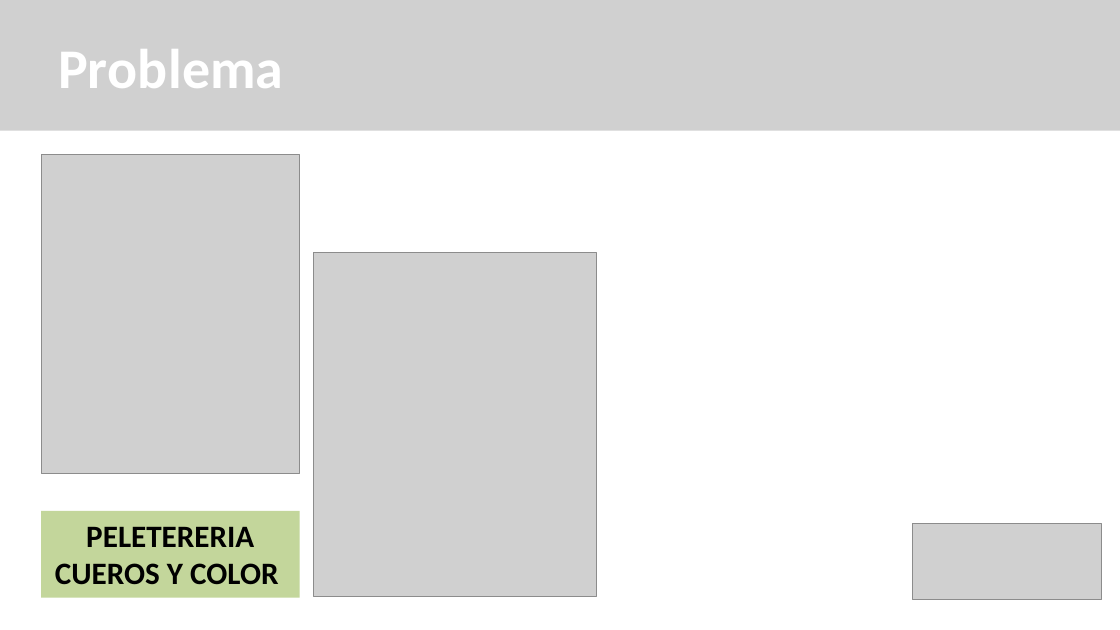
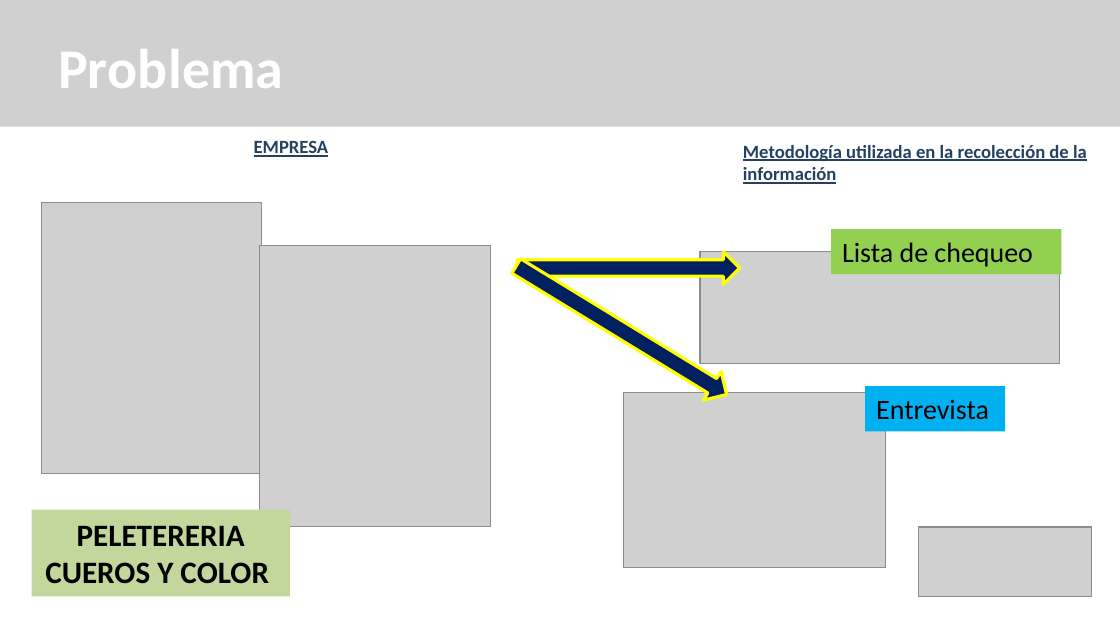
Before and after one commit to kamor31232/Proyecto_adsi, a slide deck: slide 6 of App/app_documentacion/1er_trimestre/1_proyecto/1_1_1_presentacion_proyecto.pptx. Drawn at 1120x630 pixels with LibreOffice and Linux fonts; fonts in the diff are those of the drawing; grey boxes stand for pictures. Boxes give left, top, right and bottom in pixels: in the first picture for what was removed or moved away, otherwise in the second. Text is boxed around its words. In the diff, an @@ line names an element or a change of style, - is before the commit and + after.

```diff
--- a/App/app_documentacion/1er_trimestre/1_proyecto/1_1_1_presentacion_proyecto.pptx
+++ b/App/app_documentacion/1er_trimestre/1_proyecto/1_1_1_presentacion_proyecto.pptx
@@ text added at [254, 140, 329, 157], 12 pt, text #254061, bold, underline @@
+EMPRESA
@@ text added at [743, 145, 1087, 184], 12 pt, text #254061, bold, underline @@
+Metodología utilizada en la recolección de la información
@@ picture: place and size @@
-picture at [41, 155, 300, 474]
+picture at [41, 203, 261, 474]
@@ rectangle added at [831, 230, 1062, 274], fill #92D050, 18 pt, text #000000 @@
+Lista de chequeo
@@ picture: place and size @@
-picture at [314, 253, 597, 597]
+picture at [259, 245, 491, 526]
@@ right arrow added at [508, 252, 736, 409], fill #002060, outline #FFFF00 2 pt @@
@@ right arrow added at [517, 252, 740, 284], fill #002060, outline #FFFF00 2 pt @@
@@ picture added at [700, 252, 1060, 364] @@
@@ rectangle added at [865, 386, 1005, 431], fill #00B0F0, 18 pt, text #000000 @@
+Entrevista
@@ picture added at [623, 393, 885, 568] @@
@@ rectangle "PELETERERIA": place and size @@
-rectangle "PELETERERIA" at [41, 511, 300, 597]
+rectangle "PELETERERIA" at [31, 510, 290, 596]
@@ picture: place and size @@
-picture at [913, 524, 1102, 600]
+picture at [918, 526, 1091, 596]
@@ rectangle added at [926, 528, 1088, 597], outline #404040 0.72 pt @@
```
Also in this commit, not shown: 6 other slides changed, 3 slides added, 2 slides removed.
